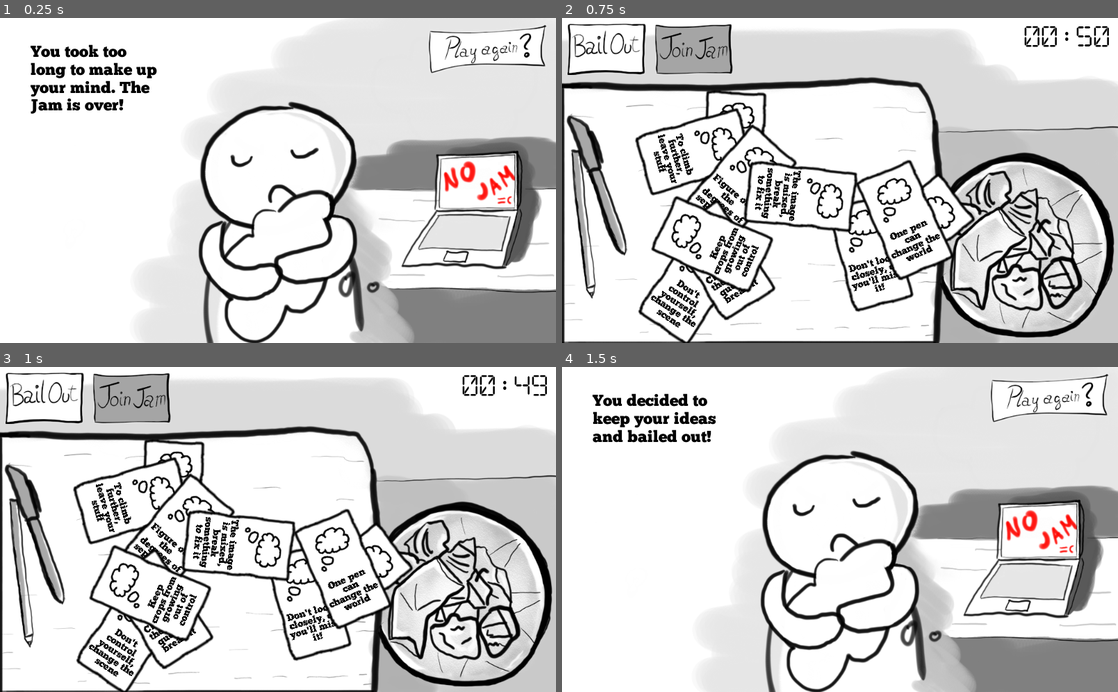
Above: before the commit, frames 1-4 (two rows, left to right).
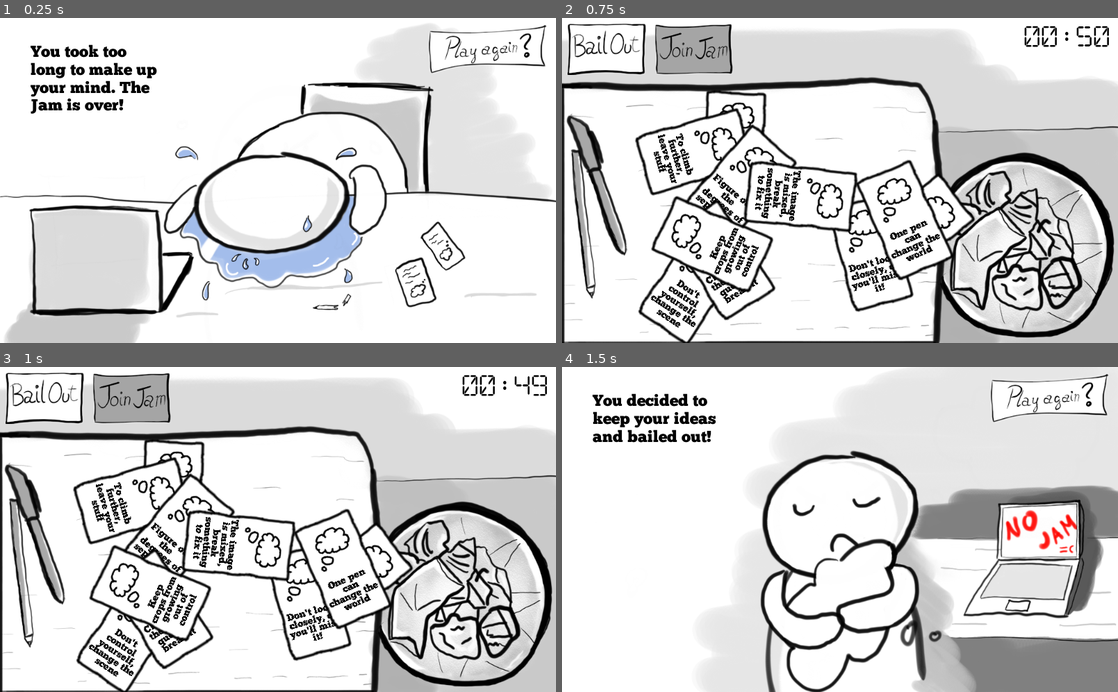
Above: after the commit, the same moments.

Repository: brocoli/ld43
Game: Godot game, scene res://scene/Endgame/TimesUp.tscn
The game is run twice, just before and just after one commit, with the same random seed, the same clock (stepped at 60 frames per second) and the same inputs. This scene is started directly instead of the project's main scene.
Inputs (mouse positions are in pixels of both pictures, inside the frame that each line leads up to):
- Up to frame 1 (0.25 s): no input
- Up to frame 2 (0.75 s): click (1051, 50) at 0.5 s
- Up to frame 3 (1 s): no input
- Up to frame 4 (1.5 s): click (606, 399) at 1.25 s

The runs differ from the first frame. In frame 1, 42% of the frame differs, in the area x 0-100%, y 0-100%; in frame 2, nothing differs; in frame 3, nothing differs; in frame 4, nothing differs.

Commit message:
Add new times up asset

Diff:
--- a/scene/Endgame/TimesUp.tscn
+++ b/scene/Endgame/TimesUp.tscn
@@ -1,6 +1,6 @@
 [gd_scene load_steps=5 format=2]
 
-[ext_resource path="res://art/bg_you_bailed_out.png" type="Texture" id=1]
+[ext_resource path="res://art/timeout.png" type="Texture" id=1]
 [ext_resource path="res://scene/Endgame/PlayAgain.tscn" type="PackedScene" id=2]
 [ext_resource path="res://font/Chunkfive.otf" type="DynamicFontData" id=3]
 
@@ -12,7 +12,7 @@
 font_data = ExtResource( 3 )
 _sections_unfolded = [ "Extra Spacing", "Font", "Settings" ]
 
-[node name="TimesUp" type="Node"]
+[node name="TimesUp" type="Node" index="0"]
 
 [node name="Sprite" type="Sprite" parent="." index="0"]
 
--- a/scene/Intro/Intro.tscn
+++ b/scene/Intro/Intro.tscn
@@ -6,7 +6,7 @@
 [ext_resource path="res://art/intro3.png" type="Texture" id=4]
 [ext_resource path="res://art/Buttons/202310_7778_button-2.ogg" type="AudioStream" id=5]
 
-[node name="Intro" type="Node" index="0"]
+[node name="Intro" type="Node"]
 
 [node name="Touch" type="Control" parent="." index="0"]
 
Binary file added: art/timeout.png
Not shown, added: art/timeout.png.import
